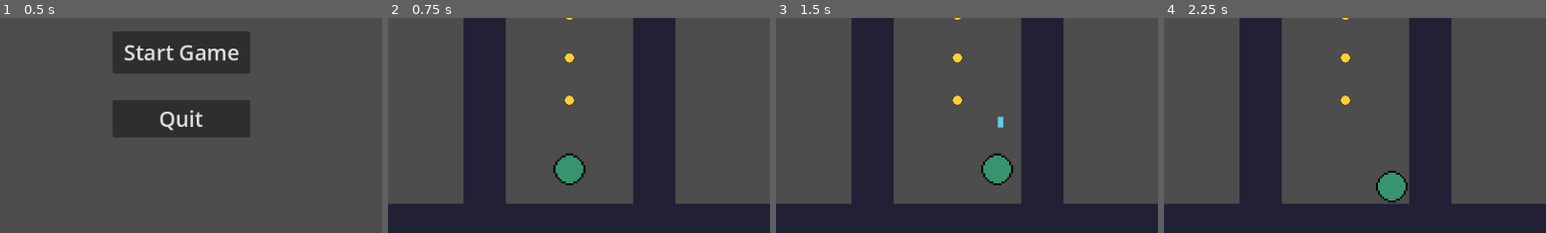
Above: before the commit, frames 1-4 (left to right).
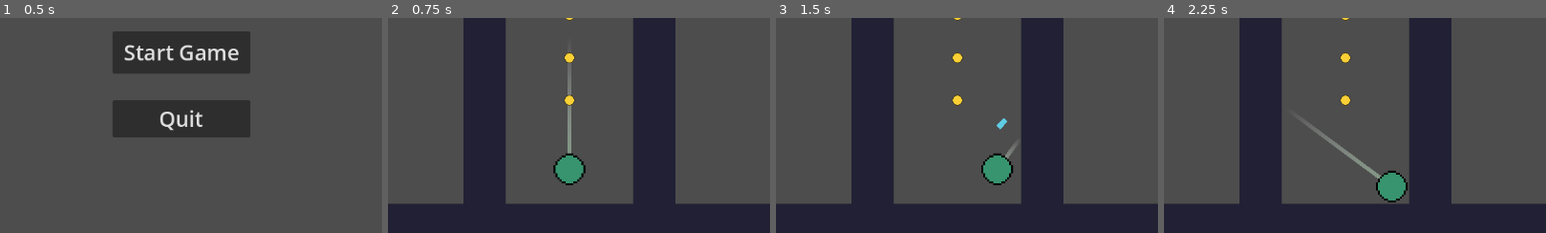
Above: after the commit, the same moments.

Repository: dfhalimi/mazeblaster
Game: Godot game, scene res://scenes/ui/main_menu.tscn
The game is run twice, just before and just after one commit, with the same random seed, the same clock (stepped at 60 frames per second) and the same inputs.
Inputs (mouse positions are % of the whole screen's width and height, from its top left):
- Up to frame 1 (0.5 s): no input
- Up to frame 2 (0.75 s): click "Start Game" at 0.5 s
- Up to frame 3 (1.5 s): tap Enter at 1.25 s; move the mouse to (72, 45) at 1.27 s; press the mouse at (72, 45) at 1.28 s; hold D (right) from 1.28 s (still down)
- Up to frame 4 (2.25 s): tap Space at 2 s; move the mouse to (30, 55) at 2.02 s; release D (right) at 2.03 s; release the mouse at (30, 55) at 2.03 s; hold S (down) from 2.03 s (still down); click (30, 55) at 2.1 s
The pictures show only the part of the screen within x 26-76%, y 50-100%; the shares and areas given below are measured in that part.

Frame 1 is identical in both runs. In frame 2, 0.4% of the frame differs, in the area x 47-48%, y 21-64%; in frame 3, 0.2%; in frame 4, 0.4%, in the area x 37-57%, y 48-75%.

Commit message:
Aim Linie hinzugefügt

Diff:
--- a/scenes/bullet.tscn
+++ b/scenes/bullet.tscn
@@ -12,9 +12,11 @@
 script = ExtResource("1_tiv23")
 
 [node name="CollisionShape2D" type="CollisionShape2D" parent="."]
+rotation = 1.5708
 shape = SubResource("RectangleShape2D_eje84")
 
 [node name="Sprite2D" type="Sprite2D" parent="."]
+rotation = 1.5708
 texture = ExtResource("1_p0mpl")
 
 [connection signal="body_entered" from="." to="." method="_on_body_entered"]
--- a/scenes/enemy.tscn
+++ b/scenes/enemy.tscn
@@ -21,6 +21,7 @@
 texture = ExtResource("1_ph0gd")
 
 [node name="Area2D" type="Area2D" parent="."]
+collision_layer = 4
 
 [node name="CollisionShape2D" type="CollisionShape2D" parent="Area2D"]
 shape = SubResource("RectangleShape2D_66rm4")
--- a/scenes/levels/level_07.tscn
+++ b/scenes/levels/level_07.tscn
@@ -78,7 +78,10 @@
 position = Vector2(-8.39259e-06, -184)
 
 [node name="Wall32" parent="Walls/OuterWallBottom" instance=ExtResource("4_f4ahm")]
-position = Vector2(-315.999, 328.001)
+position = Vector2(-315.999, 360.001)
+
+[node name="Wall42" parent="Walls/OuterWallBottom" instance=ExtResource("4_f4ahm")]
+position = Vector2(-315.999, 304.001)
 
 [node name="Wall34" parent="Walls/OuterWallBottom" instance=ExtResource("4_f4ahm")]
 position = Vector2(-315.999, 264.001)
@@ -169,7 +172,10 @@
 position = Vector2(-1.67852e-05, -376)
 
 [node name="Wall29" parent="Walls/OuterWallTop" instance=ExtResource("4_f4ahm")]
-position = Vector2(64.0012, 328)
+position = Vector2(64.0013, 360)
+
+[node name="Wall41" parent="Walls/OuterWallTop" instance=ExtResource("4_f4ahm")]
+position = Vector2(64.0011, 296)
 
 [node name="Wall30" parent="Walls/OuterWallTop" instance=ExtResource("4_f4ahm")]
 position = Vector2(64.0012, 264)
--- a/scenes/player/player.tscn
+++ b/scenes/player/player.tscn
@@ -6,6 +6,9 @@
 
 [sub_resource type="CircleShape2D" id="CircleShape2D_u7spc"]
 radius = 25.0
+
+[sub_resource type="Gradient" id="Gradient_v8iq4"]
+colors = PackedColorArray(0.548667, 0.683349, 0.566721, 0.784314, 1, 1, 1, 0)
 
 [node name="Player" type="CharacterBody2D"]
 collision_mask = 10
@@ -15,5 +18,11 @@
 [node name="CollisionShape2D" type="CollisionShape2D" parent="."]
 shape = SubResource("CircleShape2D_u7spc")
 
+[node name="AimLine" type="Line2D" parent="."]
+points = PackedVector2Array(0, 0)
+width = 6.0
+gradient = SubResource("Gradient_v8iq4")
+begin_cap_mode = 2
+
 [node name="Sprite2D" type="Sprite2D" parent="."]
 texture = ExtResource("2_l0en7")
--- a/scenes/wall.tscn
+++ b/scenes/wall.tscn
@@ -5,7 +5,7 @@
 [sub_resource type="RectangleShape2D" id="RectangleShape2D_gxq0t"]
 size = Vector2(66, 66)
 
-[node name="Wall" type="StaticBody2D"]
+[node name="Wall" type="StaticBody2D" groups=["walls"]]
 collision_layer = 8
 collision_mask = 3
 
--- a/scripts/player.gd
+++ b/scripts/player.gd
@@ -6,23 +6,34 @@
 @export var ammo := 1
 
 @onready var ammo_label := get_tree().current_scene.get_node("UI/AmmoLabel")
+@onready var aim_line: Line2D = $AimLine
+@onready var raycast := RayCast2D.new()
 
-var last_move_dir := Vector2.RIGHT
+var aim_direction := Vector2.RIGHT
+var max_line_length := 200.0
+
+# For detecting mouse idle
+var last_mouse_position := Vector2.ZERO
+var mouse_idle_time := 0.0
+const MOUSE_IDLE_THRESHOLD := 1.0  # seconds
 
 func _ready():
 	update_ammo_ui()
+	add_child(raycast)
+	raycast.enabled = false
+	raycast.collision_mask = 0xFFFFFFFF  # Includes all layers
+
+func _process(delta):
+	update_aim_direction()
+	update_aim_line()
 
 func _physics_process(delta):
 	var dir := Vector2.ZERO
 	dir.x = Input.get_action_strength("right") - Input.get_action_strength("left")
 	dir.y = Input.get_action_strength("down") - Input.get_action_strength("up")
 
-	if dir != Vector2.ZERO:
-		last_move_dir = dir.normalized()
-
 	velocity = dir.normalized() * speed
 	move_and_slide()
-
 
 func _input(event):
 	if event.is_action_pressed("shoot") and ammo > 0:
@@ -32,11 +43,11 @@
 
 func shoot_bullet():
 	var bullet = bullet_scene.instantiate()
-	var mouse_pos = get_global_mouse_position()
-	var aim_dir = (mouse_pos - position).normalized()
+	var aim_dir = aim_direction.normalized()
 
 	bullet.position = position + aim_dir * 16
 	bullet.direction = aim_dir
+	bullet.rotation = aim_dir.angle()
 
 	get_parent().add_child(bullet)
 	ammo -= 1
@@ -49,3 +60,26 @@
 	var level_name = get_tree().current_scene.name
 	GameState.increase_death_count(level_name)
 	get_tree().reload_current_scene()
+
+func update_aim_direction():
+	aim_direction = (get_global_mouse_position() - global_position).normalized()
+
+func update_aim_line():
+	var end_point = global_position + aim_direction * max_line_length
+
+	raycast.global_position = global_position
+	raycast.target_position = aim_direction * max_line_length
+	raycast.force_raycast_update()
+
+	if raycast.is_colliding():
+		var collider = raycast.get_collider()
+		if collider.is_in_group("walls") or collider.is_in_group("destructible") or collider.is_in_group("enemies"):
+			end_point = raycast.get_collision_point()
+
+	var local_end = to_local(end_point)
+
+	# Draw the line
+	aim_line.clear_points()
+
+	aim_line.add_point(Vector2.ZERO)
+	aim_line.add_point(local_end)
Not shown: 1 places in scenes/player/player.tscn that only renumber resources
